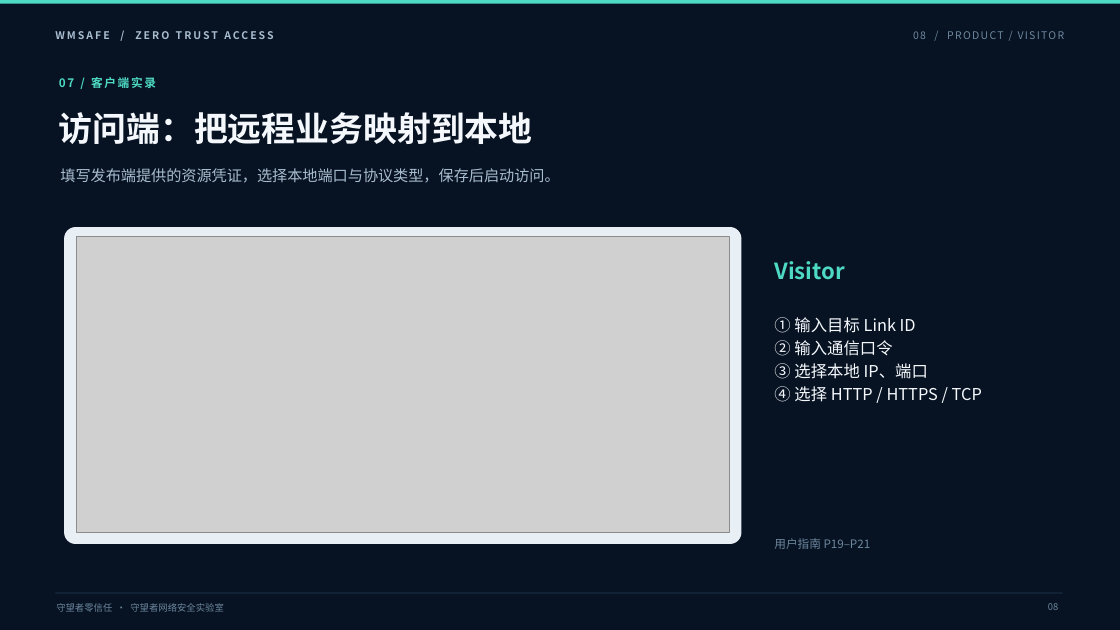
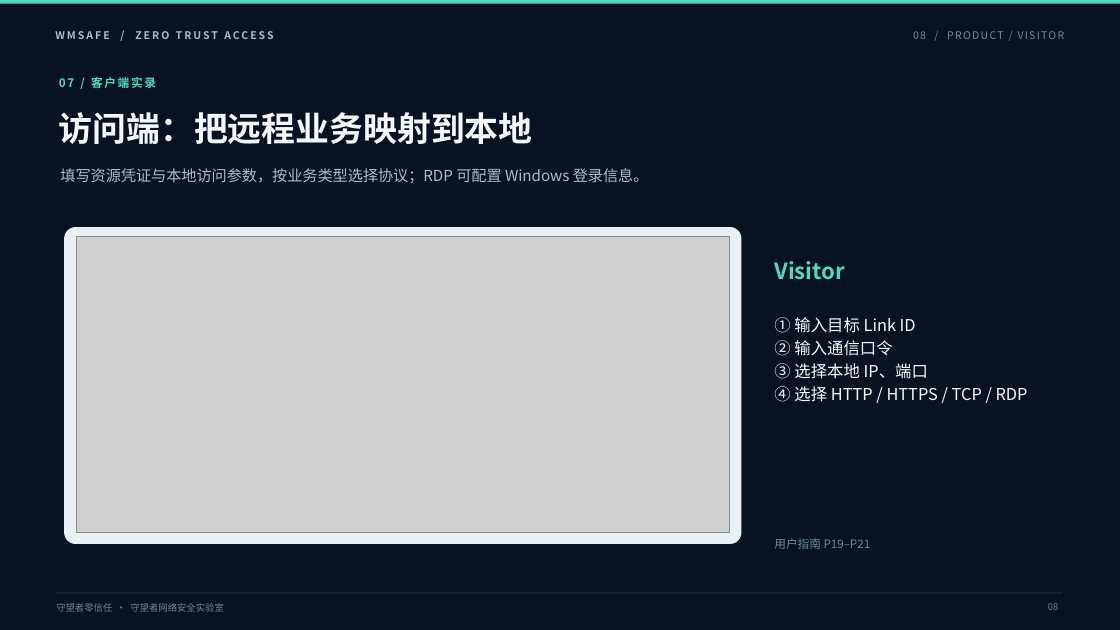
Before and after one commit to wmsafe/wmsafe.github.io, a slide deck: slide 8 of media/wmsafe-product-presentation.pptx. Drawn at 1120x630 pixels with LibreOffice and Linux fonts; fonts in the diff are those of the drawing; grey boxes stand for pictures. Boxes give left, top, right and bottom in pixels: in the first picture for what was removed or moved away, otherwise in the second. Text is boxed around its words. In the diff, an @@ line names an element or a change of style, - is before the commit and + after.

```diff
--- a/media/wmsafe-product-presentation.pptx
+++ b/media/wmsafe-product-presentation.pptx
@@ text at <box>60,168,649,183</box>: text changed @@
-填写发布端提供的资源凭证，选择本地端口与协议类型，保存后启动访问。
+填写资源凭证与本地访问参数，按业务类型选择协议；RDP 可配置 Windows 登录信息。
@@ text at <box>774,386,1028,402</box>: text changed @@
-④ 选择 HTTP / HTTPS / TCP
+④ 选择 HTTP / HTTPS / TCP / RDP
```
Also in this commit, not shown: 6 other slides changed, 12 other files.
